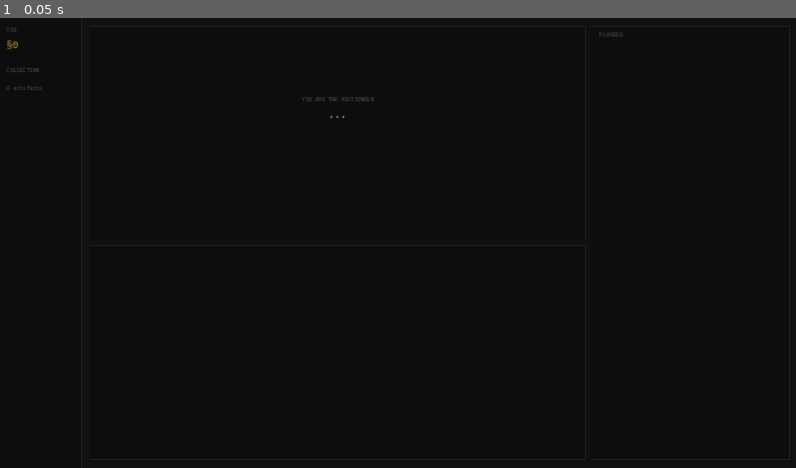
Above: before the commit, frame 1.
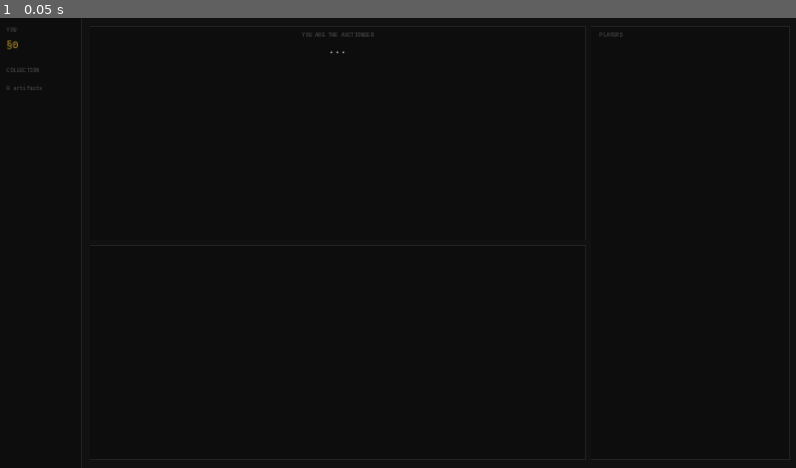
Above: after the commit, the same moment.

Repository: kevinBlum/hot-garbage
Game: Godot game, scene res://src/scenes/auctioneer_view.tscn
The game is run twice, just before and just after one commit, with the same random seed, the same clock (stepped at 60 frames per second) and the same inputs. This scene is started directly instead of the project's main scene.
Inputs:
- Up to frame 1 (0.05 s): no input

The runs differ from the first frame. In frame 1, less than 0.1% of the frame differs, in the area x 37-47%, y 3-23%.

Commit message:
fix: remove CenterContainer from artifact/action cards — fills full card width
CenterContainer shrinks children to minimum size, causing the artifact name,
flavor text, and bidding controls to render in a narrow strip. Removing it
lets the VBox fill the card naturally; labels already use
horizontal_alignment=CENTER so text remains visually centered.

Affects both bidder_view and auctioneer_view artifact and action cards.

Co-Authored-By: Claude Sonnet 4.6 <noreply@anthropic.com>

Diff:
--- a/hot-garbage-godot/src/scenes/auctioneer_view.gd
+++ b/hot-garbage-godot/src/scenes/auctioneer_view.gd
@@ -46,12 +46,9 @@
 	var artifact_card := _UITheme.make_card()
 	left_col.add_child(artifact_card)
 
-	var artifact_center := CenterContainer.new()
-	artifact_card.add_child(artifact_center)
-
 	var artifact_vbox := VBoxContainer.new()
 	artifact_vbox.add_theme_constant_override("separation", _UITheme.GAP)
-	artifact_center.add_child(artifact_vbox)
+	artifact_card.add_child(artifact_vbox)
 
 	_role_label = Label.new()
 	_role_label.text = "YOU ARE THE AUCTIONEER"
@@ -86,12 +83,9 @@
 	var action_card := _UITheme.make_card()
 	left_col.add_child(action_card)
 
-	var action_center := CenterContainer.new()
-	action_card.add_child(action_center)
-
 	var action_vbox := VBoxContainer.new()
 	action_vbox.add_theme_constant_override("separation", _UITheme.GAP)
-	action_center.add_child(action_vbox)
+	action_card.add_child(action_vbox)
 
 	_countdown_label = Label.new()
 	_countdown_label.horizontal_alignment = HORIZONTAL_ALIGNMENT_CENTER
--- a/hot-garbage-godot/src/scenes/bidder_view.gd
+++ b/hot-garbage-godot/src/scenes/bidder_view.gd
@@ -47,15 +47,9 @@
 	var artifact_card := _UITheme.make_card()
 	left_col.add_child(artifact_card)
 
-	var artifact_center := CenterContainer.new()
-	artifact_center.size_flags_horizontal = Control.SIZE_EXPAND_FILL
-	artifact_center.size_flags_vertical = Control.SIZE_EXPAND_FILL
-	artifact_card.add_child(artifact_center)
-
 	var artifact_vbox := VBoxContainer.new()
-	artifact_vbox.size_flags_horizontal = Control.SIZE_EXPAND_FILL
 	artifact_vbox.add_theme_constant_override("separation", _UITheme.GAP)
-	artifact_center.add_child(artifact_vbox)
+	artifact_card.add_child(artifact_vbox)
 
 	_header_label = Label.new()
 	_header_label.text = "WAITING FOR AUCTION..."
@@ -84,12 +78,9 @@
 	var action_card := _UITheme.make_card()
 	left_col.add_child(action_card)
 
-	var action_center := CenterContainer.new()
-	action_card.add_child(action_center)
-
 	var action_vbox := VBoxContainer.new()
 	action_vbox.add_theme_constant_override("separation", _UITheme.GAP)
-	action_center.add_child(action_vbox)
+	action_card.add_child(action_vbox)
 
 	_phase_label = Label.new()
 	_phase_label.text = "BIDDING OPENS IN"
